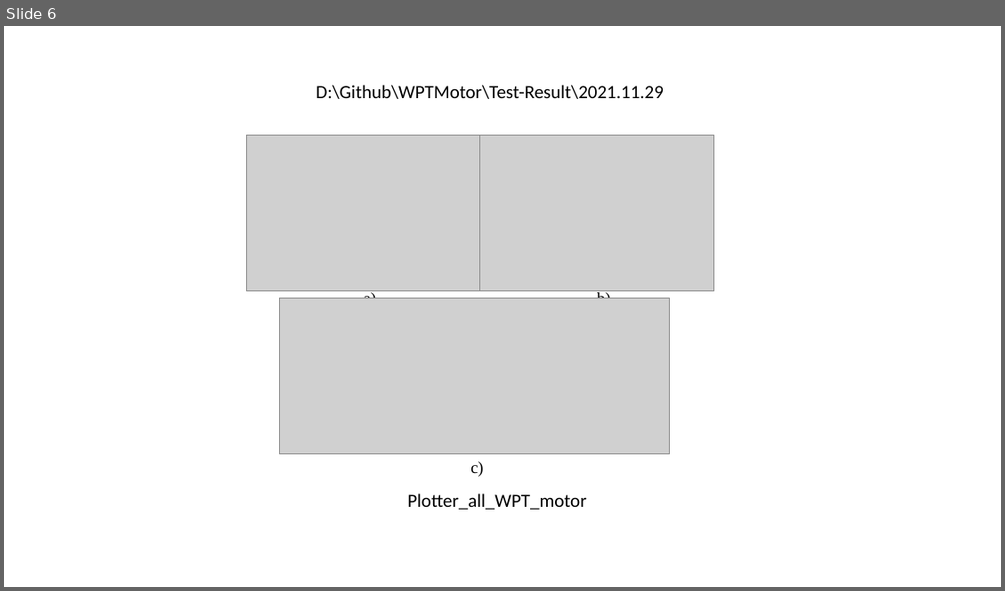
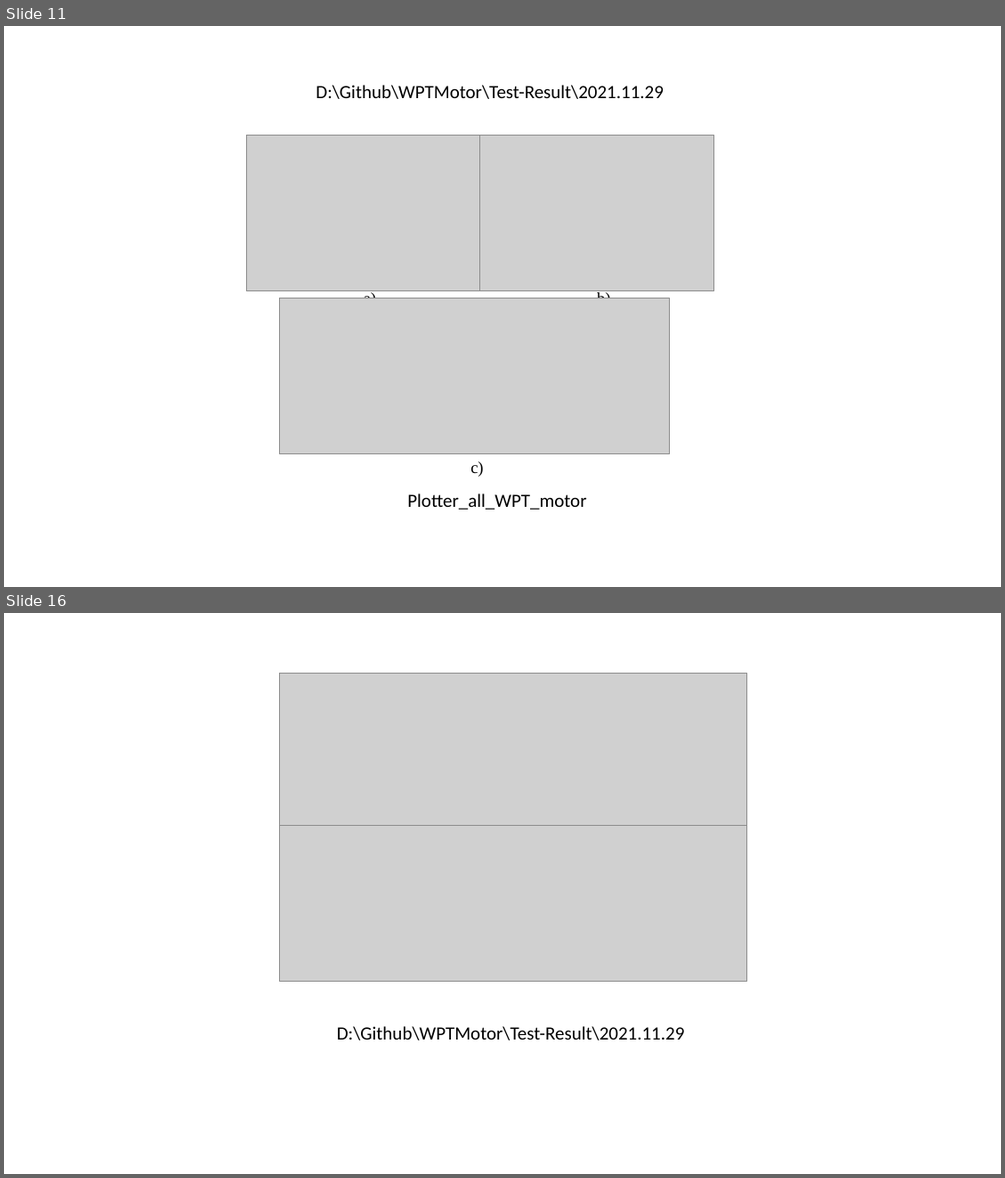
Before and after one commit to EnesAyaz/WPTMotor, a slide deck: Test-Result/2022.12.01/New Microsoft PowerPoint Presentation.pptx. Shown one above the other, each under a label of ours: slide 6 before the commit, slides 11 and 16 after it; the slides between them are not shown. The pictures are 1005x591 and 1005x1178 pixels, drawn with LibreOffice and Linux fonts; fonts in the diff are those of the drawing; grey boxes stand for pictures. Boxes give left, top, right and bottom in pixels: in the first picture for what was removed or moved away, otherwise in the second. Text is boxed around its words. In the diff, an @@ line names an element or a change of style, - is before the commit and + after.

```diff
--- a/Test-Result/2022.12.01/New Microsoft PowerPoint Presentation.pptx
+++ b/Test-Result/2022.12.01/New Microsoft PowerPoint Presentation.pptx
@@ slide 16 added at (4,613,1001,1174), background #FFFFFF @@
@@ picture added at (279,674,746,829) @@
@@ picture added at (279,825,746,981) @@
@@ text added at (337,1026,685,1040), 18 pt, text #000000 @@
+D:\Github\WPTMotor\Test-Result\2021.11.29
@@ what was slide 6 is now slide 11 @@
```
Also in this commit, not shown: 1 slide changed, 8 other slides added, 1 slide removed, 2 other files.
